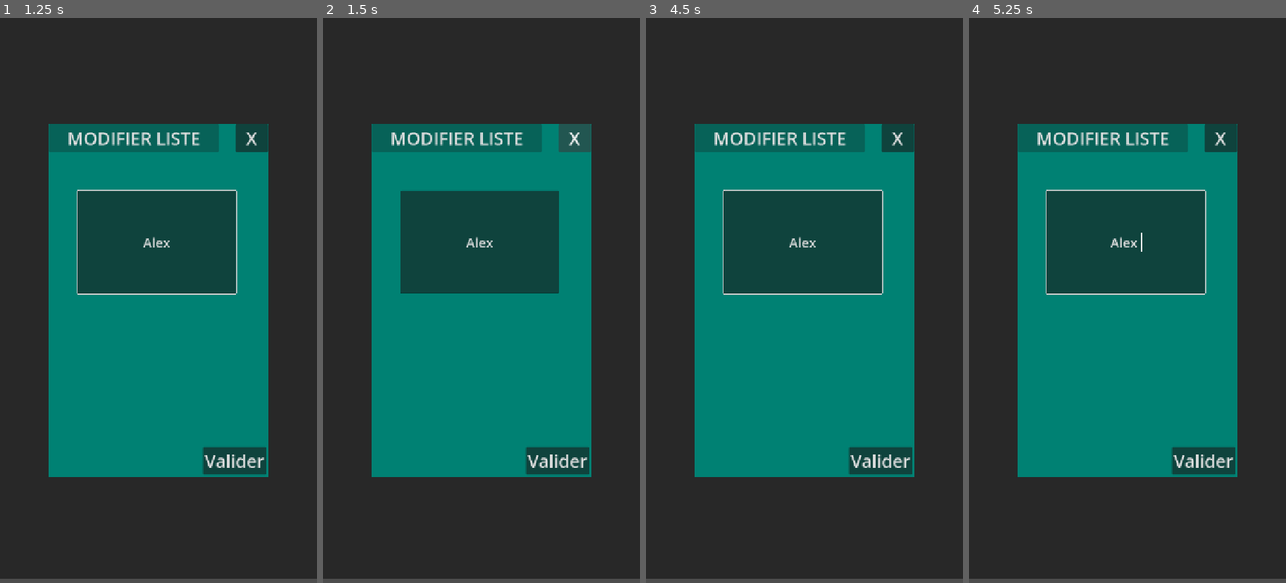
Above: before the commit, frames 1-4 (left to right).
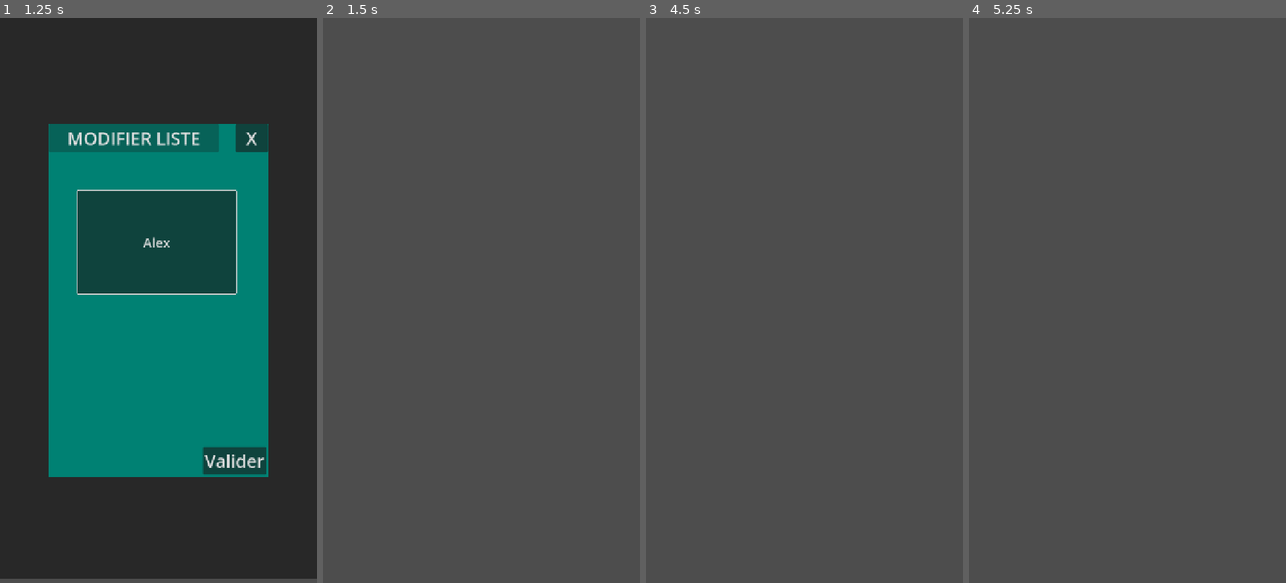
Above: after the commit, the same moments.

Repository: nf73-sshi/random-cards
Game: Godot game, scene res://Scenes/Listes/edit_list.tscn
The game is run twice, just before and just after one commit, with the same random seed, the same clock (stepped at 60 frames per second) and the same inputs. This scene is started directly instead of the project's main scene.
Inputs (mouse positions are in pixels of both pictures, inside the frame that each line leads up to):
- Up to frame 1 (1.25 s): click (155, 244) at 0.52 s; type "Alex" at 0.6 s
- Up to frame 2 (1.5 s): click "X" at 1.25 s
- Up to frame 3 (4.5 s): click (880, 458) at 2 s, where only the run before the commit has a clickable "Valider"; click (880, 458) at 2.75 s, where only the run before the commit has a clickable "Valider"; click (880, 458) at 3.5 s, where only the run before the commit has a clickable "Valider"; tap Enter at 4.25 s; move the mouse to (874, 272) at 4.27 s; click (874, 272) at 4.42 s
- Up to frame 4 (5.25 s): tap Space at 5 s; drag from (1064, 328) to (1111, 413) at 5.02 s

Frame 1 is identical in both runs. In frame 2, 99% of the frame differs, in the area x 0-100%, y 0-100%; in frame 3, 99%; in frame 4, 99%.

Commit message:
clamp slider + multi element at once

Diff:
--- a/Scenes/Game/game.gd
+++ b/Scenes/Game/game.gd
@@ -4,7 +4,7 @@
 
 const columns = 7
 const size = Vector2(80, 80)
-const padding = Vector2(15, 15)
+const padding = Vector2(10, 10)
 
 var shuffled_elements : Array
 
@@ -18,7 +18,7 @@
 	current_display.clear()
 	shuffled_elements.clear()
 
-	const start_offset = Vector2(80, 100)
+	const start_offset = Vector2(50, 175)
 	var offset = start_offset
 	var current_column = 0
 
--- a/Scenes/Game/game.tscn
+++ b/Scenes/Game/game.tscn
@@ -23,7 +23,7 @@
 mouse_filter = 2
 color = Color(1.92523e-06, 0.48456806, 0.43063375, 1)
 
-[node name="Scroller" type="Node2D" parent="UI" unique_id=1055796070]
+[node name="Scroller" type="Node2D" parent="UI" unique_id=46401116]
 script = ExtResource("2_qxfds")
 
 [node name="Back" type="Button" parent="UI" unique_id=603267034]
--- a/Scenes/ListElements/add_element.gd
+++ b/Scenes/ListElements/add_element.gd
@@ -6,10 +6,18 @@
 	queue_free()
 
 func _on_validate_pressed() -> void:
-	var result = Data.ActionElement(input_name.text, Data.current_list_name, Data.Action.ADD)
+	var txt = input_name.text as String
 
-	if not result:
+	if txt.length() <= 0:
 		return
+
+	var split_texts = txt.split("\n")
+
+	for line in split_texts:
+		if line.length() <= 0:
+			continue
+
+		Data.ActionElement(line, Data.current_list_name, Data.Action.ADD)
 
 	var parent = get_parent()
 
--- a/Scenes/ListElements/add_element.tscn
+++ b/Scenes/ListElements/add_element.tscn
@@ -82,15 +82,19 @@
 text = "Valider
 "
 
-[node name="LineEdit" type="LineEdit" parent="UI/PopUp" unique_id=1337689570]
+[node name="LineEdit" type="TextEdit" parent="UI/PopUp" unique_id=1561204269]
 layout_mode = 0
-offset_left = -161.0
+offset_left = -189.0
 offset_top = -258.0
-offset_right = 199.0
-offset_bottom = 2.0
-theme_override_font_sizes/font_size = 30
-placeholder_text = "Nom d'élément"
-alignment = 1
+offset_right = 229.0
+offset_bottom = 305.0
+theme_override_font_sizes/font_size = 24
+placeholder_text = "Nom de l'élément.
+
+(Appuyez sur
+Entrer pour créer en plusieurs en
+une seule fois)"
 
 [connection signal="pressed" from="UI/PopUp/Back" to="." method="_on_back_pressed"]
 [connection signal="pressed" from="UI/PopUp/Validate" to="." method="_on_validate_pressed"]
+[connection signal="gui_input" from="UI/PopUp/LineEdit" to="." method="_on_line_edit_gui_input"]
--- a/Scenes/ListElements/edit_element.gd
+++ b/Scenes/ListElements/edit_element.gd
@@ -7,11 +7,14 @@
 	$UI/PopUp/LineEdit.text = current_element
 	$UI/PopUp/CountEdit.text = str(Data.listes[Data.current_list_name].elements[current_element].count)
 
-func _on_back_on_trigger() -> void:
+func _on_back_pressed() -> void:
 	queue_free()
 
-func _on_validate_on_trigger() -> void:
-	var new_name = $UI/PopUp/LineEdit.text
+func _on_validate_pressed() -> void:
+	var new_name = $UI/PopUp/LineEdit.text as String
+
+	if new_name.length() <= 0:
+		return
 
 	if Data.listes[Data.current_list_name].elements.has(new_name):
 		if current_element != new_name:
--- a/Scenes/ListElements/edit_element.tscn
+++ b/Scenes/ListElements/edit_element.tscn
@@ -1,7 +1,6 @@
 [gd_scene format=3 uid="uid://5vaqj2b2ltr"]
 
 [ext_resource type="Script" uid="uid://cf8r1jqo7iauk" path="res://Scenes/ListElements/edit_element.gd" id="1_g51wl"]
-[ext_resource type="Script" uid="uid://csr7p5884mgnh" path="res://Utils/Click2Button/click_2_button.gd" id="2_one7e"]
 
 [node name="EditElement" type="Node2D" unique_id=826271018]
 script = ExtResource("1_g51wl")
@@ -62,7 +61,7 @@
 disabled = true
 text = "MODIFIER ELEMENT"
 
-[node name="Back" type="Button" parent="UI/PopUp" unique_id=539154381]
+[node name="Back" type="Button" parent="UI/PopUp" unique_id=1382657765]
 layout_mode = 1
 offset_left = 195.0
 offset_top = -379.0
@@ -72,10 +71,8 @@
 theme_override_font_sizes/font_size = 40
 text = "X
 "
-script = ExtResource("2_one7e")
-metadata/_custom_type_script = "uid://csr7p5884mgnh"
 
-[node name="Validate" type="Button" parent="UI/PopUp" unique_id=2043193842]
+[node name="Validate" type="Button" parent="UI/PopUp" unique_id=960830777]
 layout_mode = 1
 offset_left = 121.0
 offset_top = 352.0
@@ -85,8 +82,6 @@
 theme_override_font_sizes/font_size = 40
 text = "Valider
 "
-script = ExtResource("2_one7e")
-metadata/_custom_type_script = "uid://csr7p5884mgnh"
 
 [node name="LineEdit" type="LineEdit" parent="UI/PopUp" unique_id=1226849219]
 layout_mode = 0
@@ -111,5 +106,5 @@
 virtual_keyboard_enabled = false
 virtual_keyboard_type = 2
 
-[connection signal="on_trigger" from="UI/PopUp/Back" to="." method="_on_back_on_trigger"]
-[connection signal="on_trigger" from="UI/PopUp/Validate" to="." method="_on_validate_on_trigger"]
+[connection signal="pressed" from="UI/PopUp/Back" to="." method="_on_back_pressed"]
+[connection signal="pressed" from="UI/PopUp/Validate" to="." method="_on_validate_pressed"]
--- a/Scenes/ListElements/list_elements.gd
+++ b/Scenes/ListElements/list_elements.gd
@@ -81,6 +81,7 @@
 		create_count_label.call(offsetX, offsetY)
 
 		offsetY += 80
+	$UI/Scroller.minPosY = -offsetY + 100.0
 
 func _ready() -> void:
 	$UI/Label.text = "LIST: " + Data.current_list_name
--- a/Scenes/ListElements/list_elements.tscn
+++ b/Scenes/ListElements/list_elements.tscn
@@ -21,7 +21,7 @@
 grow_vertical = 2
 color = Color(1.92523e-06, 0.48456806, 0.43063375, 1)
 
-[node name="Scroller" type="Node2D" parent="UI" unique_id=275908454]
+[node name="Scroller" type="Node2D" parent="UI" unique_id=1131065627]
 script = ExtResource("2_yfqdx")
 
 [node name="AddElt" type="Button" parent="UI" unique_id=647951378]
--- a/Scenes/Listes/addlist.gd
+++ b/Scenes/Listes/addlist.gd
@@ -6,6 +6,9 @@
 	queue_free()
 
 func _on_validate_pressed() -> void:
+	if input_name.text.length() <= 0:
+		return
+
 	var result = Data.ActionList(input_name.text, Data.Action.ADD)
 
 	if not result:
--- a/Scenes/Listes/edit_list.gd
+++ b/Scenes/Listes/edit_list.gd
@@ -6,11 +6,14 @@
 func InitList():
 	$UI/PopUp/LineEdit.text = current_list
 
-func _on_back_on_trigger() -> void:
+func _on_back_pressed() -> void:
 	queue_free()
 
-func _on_validate_on_trigger() -> void:
-	var new_name = $UI/PopUp/LineEdit.text
+func _on_validate_pressed() -> void:
+	var new_name = $UI/PopUp/LineEdit.text as String
+
+	if new_name.length() <= 0:
+		return
 
 	if Data.listes.has(new_name):
 		if current_list != new_name:
--- a/Scenes/Listes/edit_list.tscn
+++ b/Scenes/Listes/edit_list.tscn
@@ -1,7 +1,6 @@
 [gd_scene format=3 uid="uid://ygh5hjrins43"]
 
 [ext_resource type="Script" uid="uid://bbkooj5cam15m" path="res://Scenes/Listes/edit_list.gd" id="1_alp3y"]
-[ext_resource type="Script" uid="uid://csr7p5884mgnh" path="res://Utils/Click2Button/click_2_button.gd" id="2_ssp16"]
 
 [node name="EditList" type="Node2D" unique_id=1457417658]
 script = ExtResource("1_alp3y")
@@ -62,7 +61,7 @@
 disabled = true
 text = "MODIFIER LISTE"
 
-[node name="Back" type="Button" parent="UI/PopUp" unique_id=1199338622]
+[node name="Back" type="Button" parent="UI/PopUp" unique_id=2065060624]
 layout_mode = 1
 offset_left = 195.0
 offset_top = -379.0
@@ -72,10 +71,8 @@
 theme_override_font_sizes/font_size = 40
 text = "X
 "
-script = ExtResource("2_ssp16")
-metadata/_custom_type_script = "uid://csr7p5884mgnh"
 
-[node name="Validate" type="Button" parent="UI/PopUp" unique_id=1230182756]
+[node name="Validate" type="Button" parent="UI/PopUp" unique_id=296780748]
 layout_mode = 1
 offset_left = 121.0
 offset_top = 352.0
@@ -85,8 +82,6 @@
 theme_override_font_sizes/font_size = 40
 text = "Valider
 "
-script = ExtResource("2_ssp16")
-metadata/_custom_type_script = "uid://csr7p5884mgnh"
 
 [node name="LineEdit" type="LineEdit" parent="UI/PopUp" unique_id=607318430]
 layout_mode = 0
@@ -98,5 +93,5 @@
 placeholder_text = "Nouveau nom"
 alignment = 1
 
-[connection signal="on_trigger" from="UI/PopUp/Back" to="." method="_on_back_on_trigger"]
-[connection signal="on_trigger" from="UI/PopUp/Validate" to="." method="_on_validate_on_trigger"]
+[connection signal="pressed" from="UI/PopUp/Back" to="." method="_on_back_pressed"]
+[connection signal="pressed" from="UI/PopUp/Validate" to="." method="_on_validate_pressed"]
--- a/Scenes/Listes/listes.gd
+++ b/Scenes/Listes/listes.gd
@@ -100,7 +100,7 @@
 		create_use_button.call(offsetX, offsetY)
 
 		offsetY += 100
-
+	$UI/Scroller.minPosY = -offsetY + 100.0
 var addlist = preload("res://Scenes/Listes/addlist.tscn")
 
 func _ready() -> void:
--- a/Utils/Scroller/scroller.gd
+++ b/Utils/Scroller/scroller.gd
@@ -1,7 +1,10 @@
+class_name Scroller
 extends Node2D
 
+var minPosY = -1280.0
+const maxPosY = 0.0
+
 var drag_init_pos = Vector2.ZERO
-const px_drag = 4.0
 
 func _input(event: InputEvent) -> void:
 	if event is InputEventScreenTouch:
@@ -9,5 +12,5 @@
 			drag_init_pos = event.position
 
 	if event is InputEventScreenDrag:
-		position.y += event.position.y - drag_init_pos.y
+		position.y = clampf(position.y + event.position.y - drag_init_pos.y, minPosY, maxPosY)
 		drag_init_pos = event.position
--- a/project.godot
+++ b/project.godot
@@ -24,7 +24,7 @@
 window/size/viewport_width=720
 window/size/viewport_height=1280
 window/stretch/mode="canvas_items"
-window/stretch/aspect="expand"
+window/handheld/orientation=1
 
 [input_devices]
 
@@ -38,3 +38,4 @@
 
 rendering_device/driver.windows="d3d12"
 renderer/rendering_method="mobile"
+textures/vram_compression/import_etc2_astc=true
Not shown, added: export_presets.cfg
